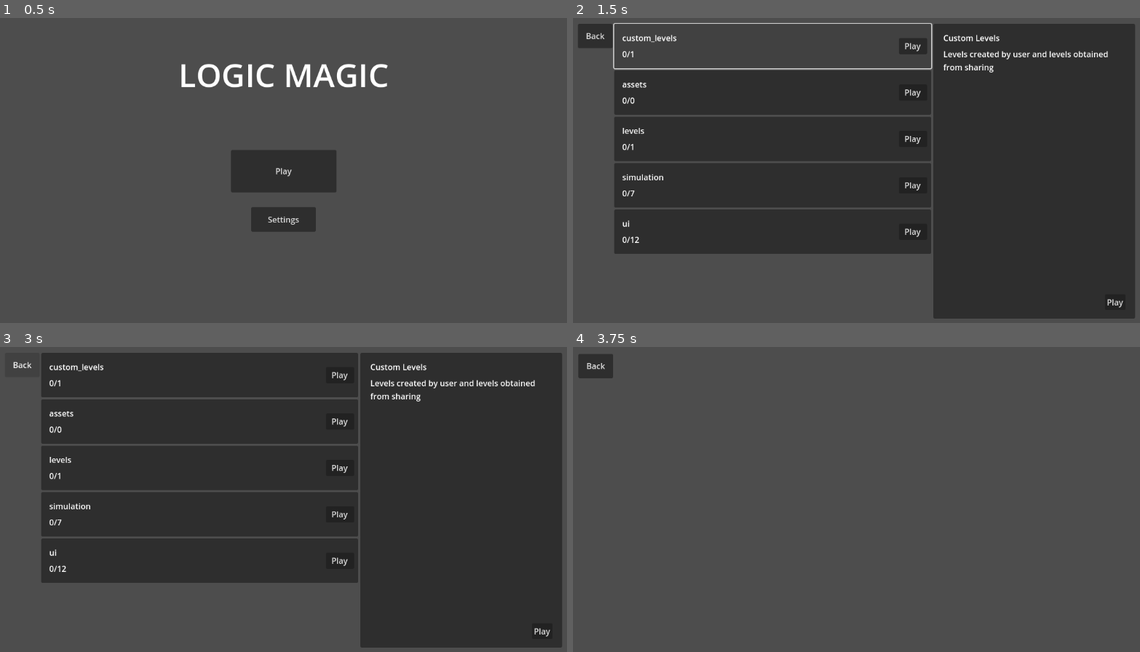
Above: before the commit, frames 1-4 (two rows, left to right).
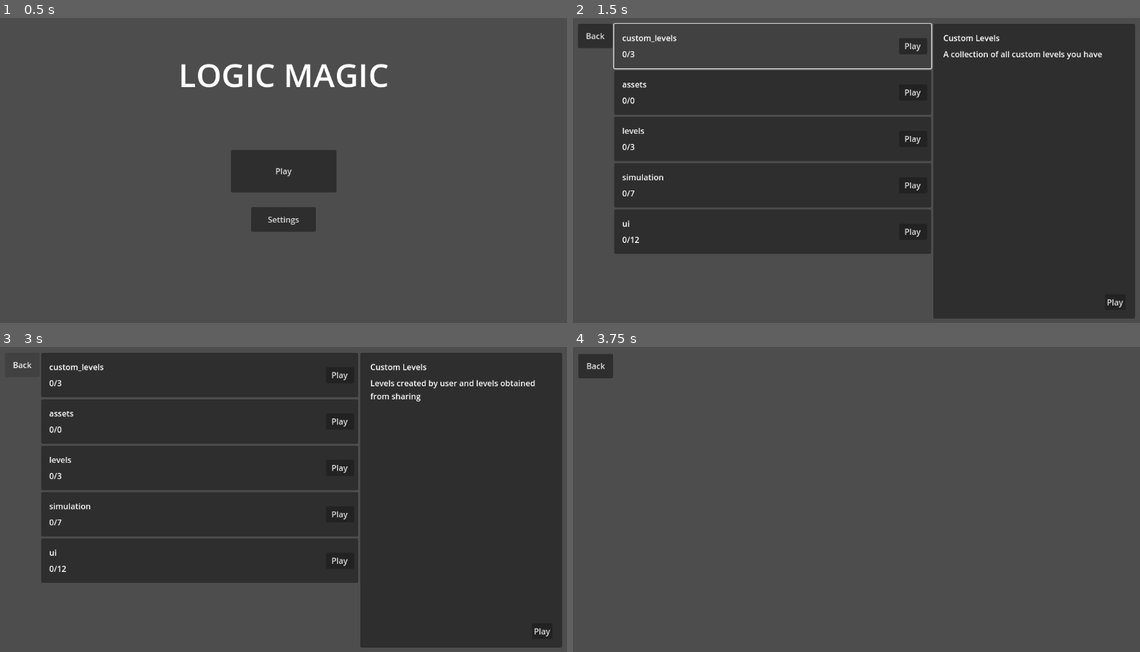
Above: after the commit, the same moments.

Repository: sininen-blue/logic-gate-tesseract
Game: Godot game, scene res://ui/title_page.tscn
Same seed, same stepped clock (60 frames per second), same inputs: the game is played once before the commit and once after it.
Inputs:
- Up to frame 1 (0.5 s): no input
- Up to frame 2 (1.5 s): click "Play" at 0.5 s; click "custom_levels" at 1.25 s
- Up to frame 3 (3 s): click "Play" at 2 s; click "Back" at 2.75 s
- Up to frame 4 (3.75 s): click "Play" at 3.5 s

Frame 1 is identical in both runs. In frame 2, 0.5% of the frame differs, in the area x 10-95%, y 10-44%; in frame 3, less than 0.1%; in frame 4, nothing differs.
Error before the commit: Cannot call method 'get_as_text' on a null value. (res://ui/stage_select.gd:38)
Error after the commit: Cannot call method 'get_files' on a null value. (res://ui/level_select.gd:24)

Commit message:
bugfix: made stage select have complete jsons

Diff:
--- /dev/null
+++ b/levels/custom_levels.json
@@ -0,0 +1,4 @@
+{
+	"title": "Custom Levels",
+	"description": "A collection of all custom levels you have"
+}
--- /dev/null
+++ b/levels/decoders.json
@@ -0,0 +1,4 @@
+{
+	"title": "Decoders",
+	"description": "An introduction to decoders and their uses"
+}
--- a/ui/stage_select.gd
+++ b/ui/stage_select.gd
@@ -13,7 +13,7 @@
 	make_panel("custom_levels")
 	for stage in stage_directory.get_directories():
 		if stage == "custom_levels":
-			return
+			continue
 		make_panel(stage)
 
 
